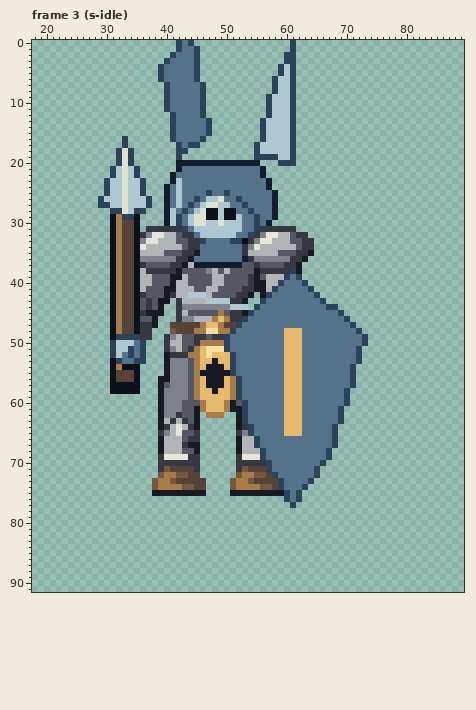
Pixel-art file -- art/enemy-frost-0.aseprite. Above: the version before the commit.
96x96 pixels, 128 frames. Shown: frame 3 (s-idle): x 18..89, y 0..91. The commit also changed other frames, which this record leaves out.
New version:
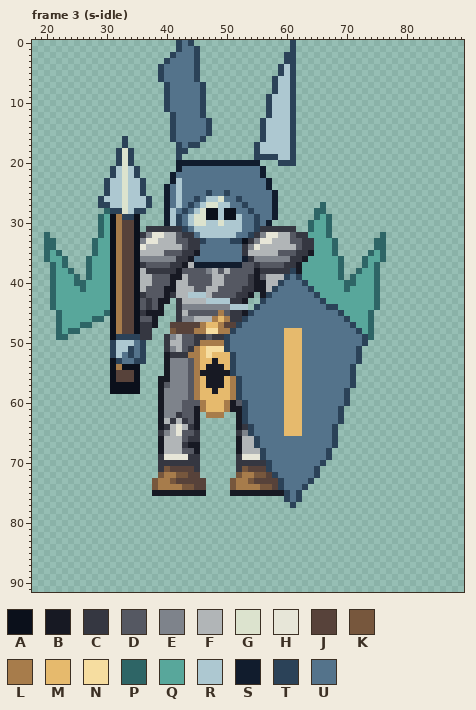
Palette (. is transparent): A #0b101b  B #171923  C #353741  D #555862  E #7e838b  F #b1b5b7  G #dce3ce  H #e7e6d8  J #57423a  K #77573d  L #a77c4b  M #e6ba6d  N #f6dda0  P #2e6566  Q #58a79b  R #adc8d1  S #111c2d  T #2b4258  U #54738b
Diff:
--- frame 3 (s-idle), layer "ink"
@@ x 18..89 @@
 26 ...........TRRRGRRRT..SURUUTURRGUUTUUUUUS...............................
-27 ...........TTRRGRRRT..SURUTURGGRRUUTUUUUS...............................
-28 .............TTGRTT...SRUTURGAARAAUUTUUUS...............................
-29 .............ALTTA....SRTURGGAARAARUUTUUS...............................
-30 .............ALJJA....SRTURGGRRGRRRUUTUS................................
-31 .............ALJJA.CCCCCCTURRRRRRRRUUTCCCCCC............................
-32 .............ALJJACEHHFFDCCURRRRRRUUTCEHHFFDCC..........................
-33 .............ALJJAEHHFFFDDCCTUUUUTTACEHHFFFDDCC.........................
-34 .............ALJJAHFFFFFFDCCUUUUUUUCEHFFFFFFDCC.........................
-35 .............ALJJAFFFFDDDCCBUUUUUUUCFFFFFDDDCCB.........................
-36 .............ALJJAEEEEEECCBUUUUUUUUSCEEEEEECCB..........................
-37 .............ALJJACDDDDCCBFSSSSSSSSDDCDDDDCCB...........................
-38 .............ALJJAFCCCCCBDDDDEFDFDDDDBCCCCCTB...........................
-39 .............ALJJAFFDDDBBFDDDDFFDDDDCBDFFFTUT...........................
-40 .............ALJJAFFDDDBFFDDDDFFDDDDCBBFFTUUUT..........................
-41 .............ALJJAFDDDBBFFFDDFFDDDDCCBBFTUUUUUT.........................
-42 .............ALJJACDDDBCFFRRRFDDDDCCB.BTUUUUUUUT........................
-43 .............ALJJADCDBB.CFFFFRRRRCCB..TUUUUUUUUUT.......................
-44 .............ALJJADCDB..CEEEEEEEERRR.TUUUUUUUUUUUTT.....................
-45 .............ALJJACBBB..CFDDDDDLDCCBTUUUUUUUUUUUUUUT....................
-46 .............ALJJADDB...CEEFFFLMLCCTUUUUUUUUUUUUUUUUT...................
-47 .............ALJJACCB..JJJJJLMMLJJTUUUUUUUUUUUUUUUUUUT..................
-48 .............ALJJACC...KJJJLLNNLLTUUUUUUUUMMMUUUUUUUUUT.................
-49 .............ATTTTCC..CEFDDCCDCCTUUUUUUUUUMMMUUUUUUUUUUT................
+27 ...........TTRRGRRRT..SURUTURGGRRUUTUUUUS.......P.......................
+28 ............PTTGRTT...SRUTURGAARAAUUTUUUS......PP.......................
+29 ...........PQALTTA....SRTURGGAARAARUUTUUS......PQP......................
+30 ...........PQALJJA....SRTURGGRRGRRRUUTUS......PQQP......................
+31 ...........PQALJJA.CCCCCCTURRRRRRRRUUTCCCCCC..PQQP......................
+32 ..P........PQALJJACEHHFFDCCURRRRRRUUTCEHHFFDCCQQQP........P.............
+33 ..PP......PQQALJJAEHHFFFDDCCTUUUUTTACEHHFFFDDCCQQQP......PP.............
+34 ..PP......PQQALJJAHFFFFFFDCCUUUUUUUCEHFFFFFFDCCQQQP......PP.............
+35 ..PQP.....PQQALJJAFFFFDDDCCBUUUUUUUCFFFFFDDDCCBQQQP.....PQP.............
+36 ..PQQP...PQQQALJJAEEEEEECCBUUUUUUUUSCEEEEEECCBQQQQQP...PQQP.............
+37 ...PQP...PQQQALJJACDDDDCCBFSSSSSSSSDDCDDDDCCBQQQQQQP...PQP..............
+38 ...PQQP..PQQQALJJAFCCCCCBDDDDEFDFDDDDBCCCCCTBQQQQQQP..PQQP..............
+39 ...PQQQP.PQQQALJJAFFDDDBBFDDDDFFDDDDCBDFFFTUTQQQQQQP.PQQQP..............
+40 ...PQQQPPQQQQALJJAFFDDDBFFDDDDFFDDDDCBBFFTUUUTQQQQQQPPQQQP..............
+41 ...PQQQQPQQQQALJJAFDDDBBFFFDDFFDDDDCCBBFTUUUUUTQQQQQPQQQQP..............
+42 ...PQQQQQQQQQALJJACDDDBCFFRRRFDDDDCCB.BTUUUUUUUTQQQQQQQQQP..............
+43 ...PQQQQQQQQQALJJADCDBB.CFFFFRRRRCCB..TUUUUUUUUUTQQQQQQQQP..............
+44 ...PQQQQQQQQQALJJADCDB..CEEEEEEEERRR.TUUUUUUUUUUUTTQQQQQQP..............
+45 ....PQQQQQQQPALJJACBBB..CFDDDDDLDCCBTUUUUUUUUUUUUUUTQQQQP...............
+46 ....PQQQQQPP.ALJJADDB...CEEFFFLMLCCTUUUUUUUUUUUUUUUUTQQQP...............
+47 ....PQQQPP...ALJJACCB..JJJJJLMMLJJTUUUUUUUUUUUUUUUUUUTQQP...............
+48 ....PQPP.....ALJJACC...KJJJLLNNLLTUUUUUUUUMMMUUUUUUUUUTQP...............
+49 ....PP.......ATTTTCC..CEFDDCCDCCTUUUUUUUUUMMMUUUUUUUUUUTP...............
 50 .............TRRRUT...CFFDDCLLLLTUUUUUUUUUMMMUUUUUUUUUUT................
Boxes around the changes in both pictures, in picture pixels (x1, y1, x2, y2):
added: (302, 202, 386, 340)
added: (44, 208, 110, 340)
